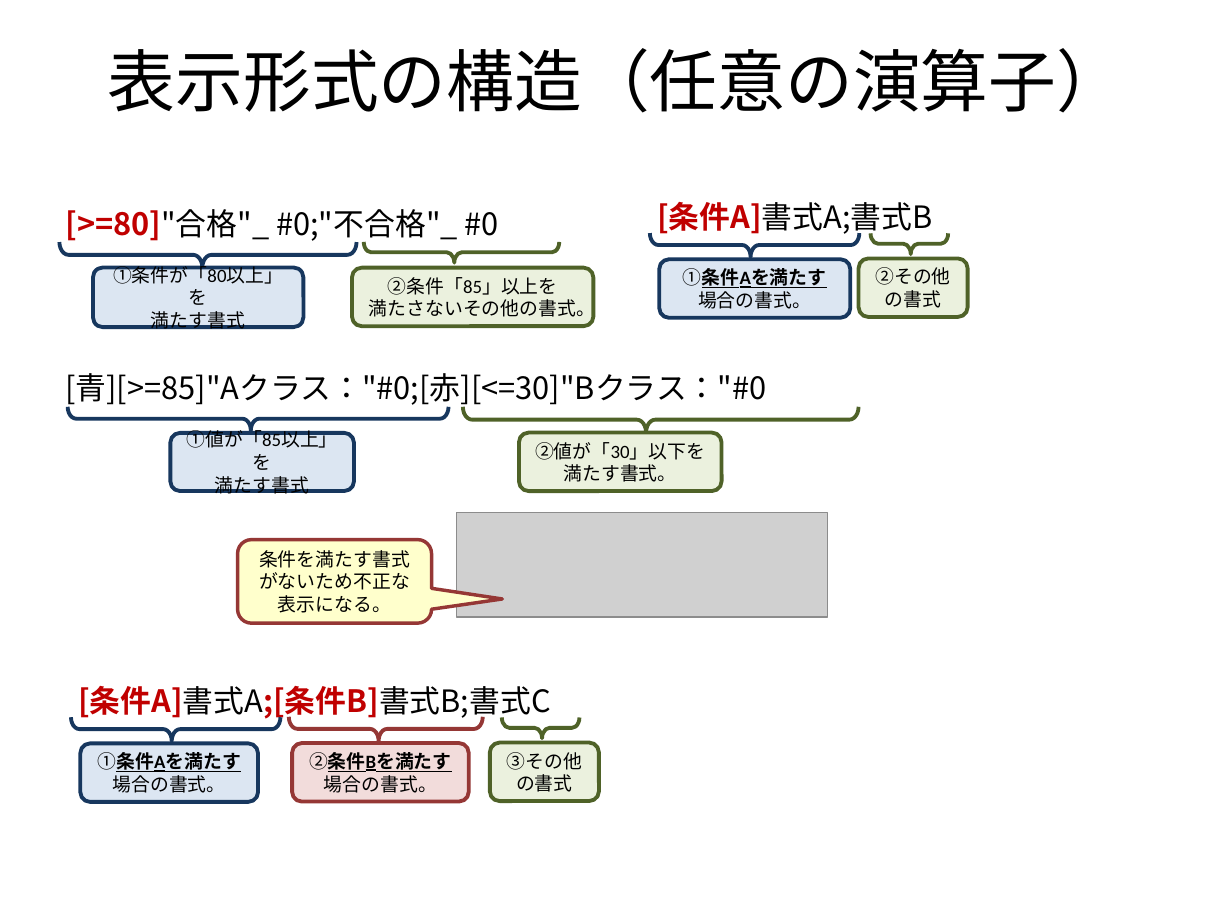
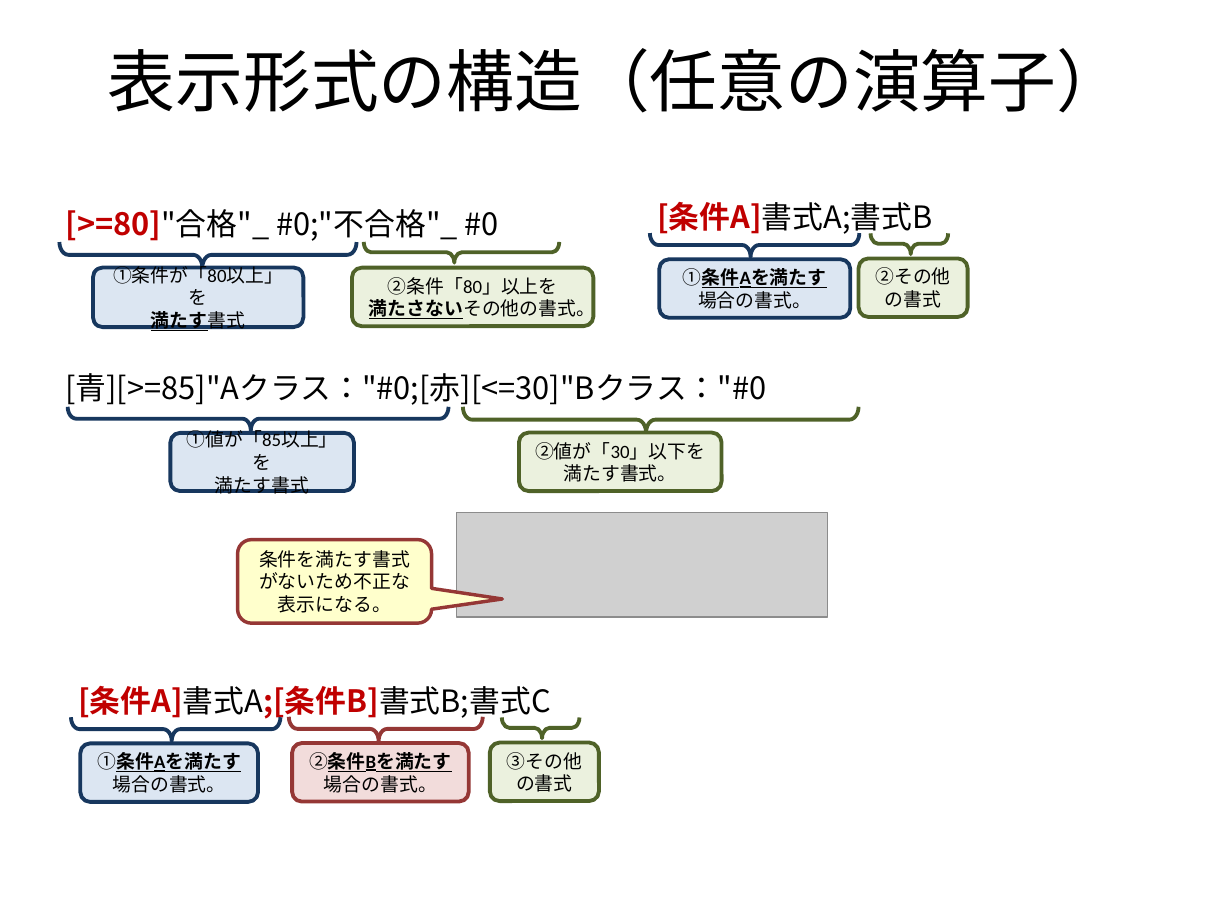
Before and after one commit to mygreen/excel-cellformatter, a slide deck: slide 3 of src/site/sphinx/source/_static/image.pptx. Drawn at 1232x924 pixels with LibreOffice and Linux fonts; fonts in the diff are those of the drawing; grey boxes stand for pictures. Boxes give left, top, right and bottom in pixels: in the first picture for what was removed or moved away, otherwise in the second. Text is boxed around its words. In the diff, an @@ line names an element or a change of style, - is before the commit and + after.

```diff
--- a/src/site/sphinx/source/_static/image.pptx
+++ b/src/site/sphinx/source/_static/image.pptx
@@ rounded rectangle "①条件が「80以上」を 満たす書式" at <box>92,267,303,326</box>: bold on, underline on in "満たす書式" @@
@@ text in rounded rectangle at <box>369,277,595,321</box>: text changed @@
-②条件「85」以上を
-満たさないその他の書式。
+②条件「80」以上を
+満たさないその他の書式。
```
Also in this commit, not shown: 3 other files.
